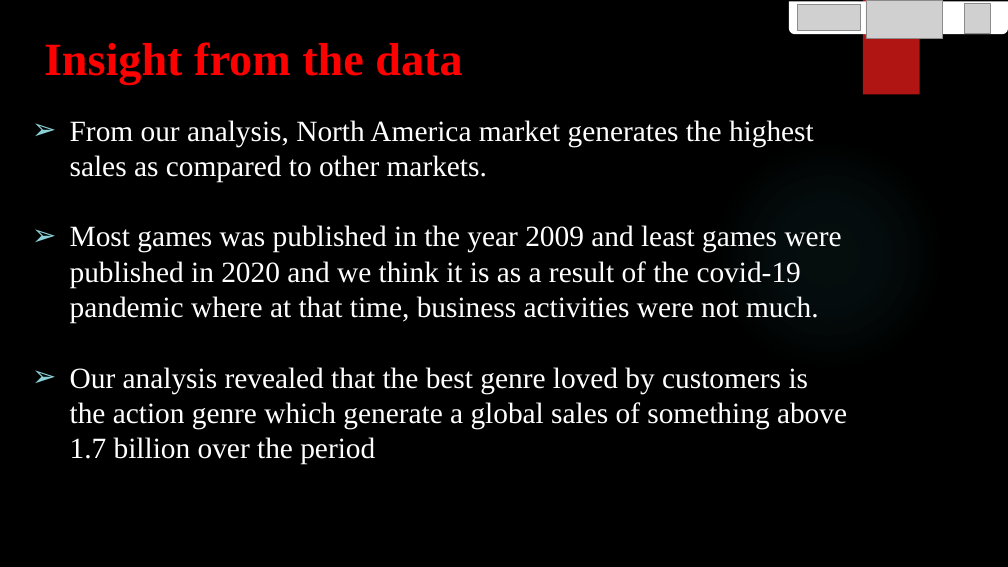
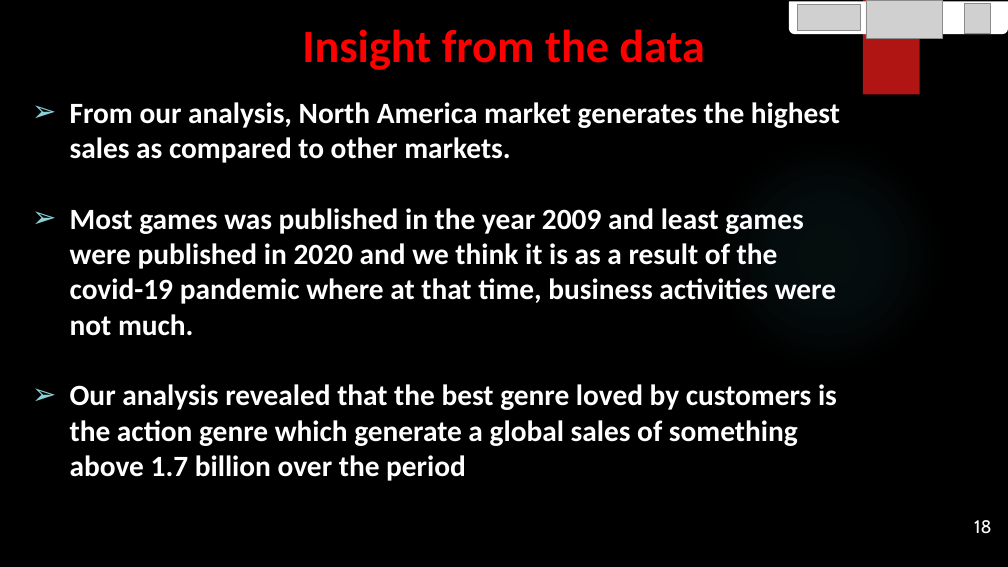
Before and after one commit to JMDUKU/GROUP-K-EDA-PROJECT, a slide deck: slide 18 of Group K EDA Project DIGICAP.pptx (slide 16 before the commit). Drawn at 1008x567 pixels with LibreOffice and Linux fonts; fonts in the diff are those of the drawing; grey boxes stand for pictures; background and template pictures are left out. Boxes give left, top, right and bottom in pixels: in the first picture for what was removed or moved away, otherwise in the second. Text is boxed around its words. In the diff, an @@ line names an element or a change of style, - is before the commit and + after.

```diff
--- a/Group K EDA Project DIGICAP.pptx
+++ b/Group K EDA Project DIGICAP.pptx
@@ title "Insight from the data": place and size @@
-title "Insight from the data" at box(44, 42, 462, 84)
+title "Insight from the data" at box(302, 29, 705, 70)
@@ title "Insight from the data" at box(302, 29, 705, 70): font Times New Roman to Calibri; alignment left to centre @@
@@ subtitle "From our analysis, North America ..." at box(70, 102, 840, 481): font Times New Roman to Calibri, bold on @@
@@ page number added at box(974, 520, 992, 534), 17.3 pt, text #FFFFFF @@
+18
```
Also in this commit, not shown: 18 other slides changed, 2 slides added, 1 slide removed.
